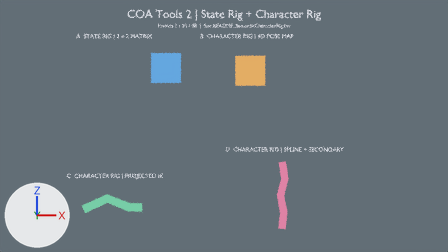
The Blender file samples/semantic_character_rig_demo.blend as it was, and as the next commit left it.
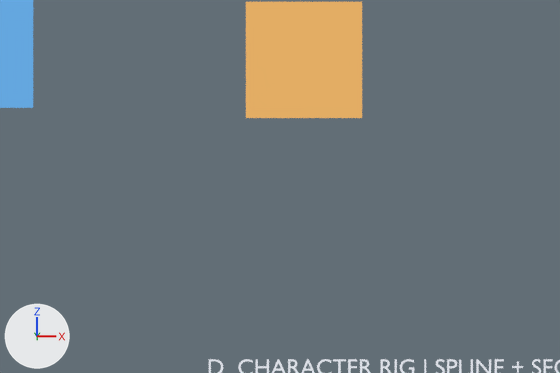
The first picture shows the older version from the file's camera 'DEMO_FrontCamera'. The close-ups show the older and then the newer version on the part from 38% to 71% of the width and 22% to 60% of the height of that picture. Only the edits that show in the close-ups are written down. The axes (+X, +Y, +Z) are drawn at lower left. The lights are the same throughout.

Objects in the first close-up: 'DEMO_A_StateOutput', 'DEMO_B_FlatShapeKeyArt', 'DEMO_Label_D'.
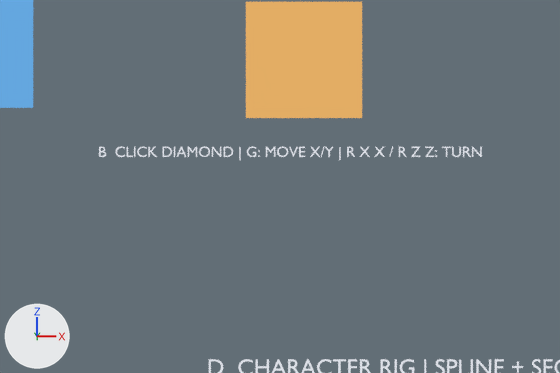
Boxes (x1, y1, x2, y2) around the edits, measured in the close-ups (560 x 373 px):
'DEMO_Guide_B', added: after (99, 146, 482, 160)

The change, as a diff of the scene's bpy script:
```diff
--- a/samples/semantic_character_rig_demo.blend.py
+++ b/samples/semantic_character_rig_demo.blend.py
@@ txt_demo_guide_b_font @@
+txt_demo_guide_b_font = bpy.data.curves.new('DEMO_Guide_B_Font', 'FONT')
+txt_demo_guide_b_font.body = 'B  CLICK DIAMOND | G: MOVE X/Y | R X X / R Z Z: TURN'
+txt_demo_guide_b_font.materials.append(mat_demo_text)  # white #f3f7ff
+txt_demo_guide_b_font.align_x = 'CENTER'
+txt_demo_guide_b_font.align_y = 'CENTER'
+txt_demo_guide_b_font.size = 0.22
@@ ob_demo_guide_b @@
+ob_demo_guide_b = bpy.data.objects.new('DEMO_Guide_B', txt_demo_guide_b_font)
+ob_demo_guide_b.location = (1.3, -0.28, 2.45)
+ob_demo_guide_b.rotation_euler = (1.571, 0.0, 0.0)  # degrees (90, 0, 0)
```
